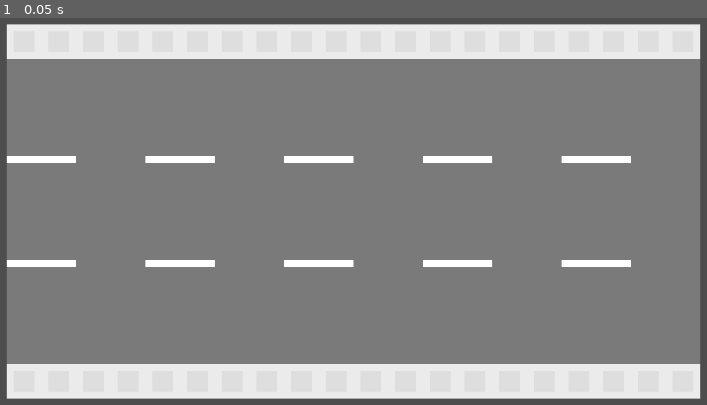
Above: before the commit, frame 1.
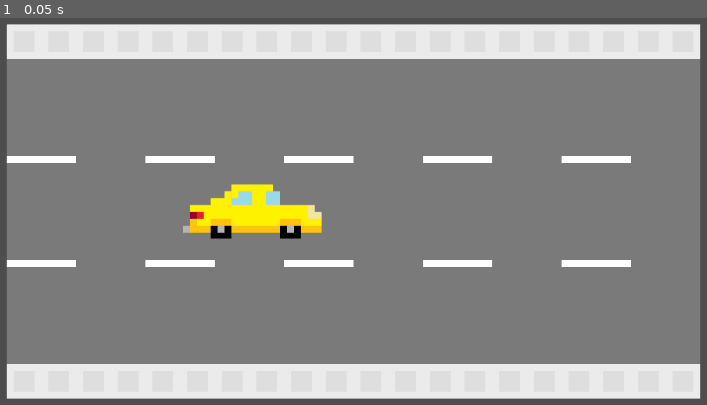
Above: after the commit, the same moment.

Repository: DevEhanTariq/first-game
Game: Godot game, scene res://level.tscn
Two runs of this game, one before a commit and one after it. Both use one fixed random seed, a clock stepped at 60 frames per second and the inputs below.
Inputs:
- Up to frame 1 (0.05 s): no input

The runs differ from the first frame. In frame 1, 1.9% of the frame differs, in the area x 25-46%, y 42-58%.

Commit message:
Created scene for the Player
- Added "Player" scene
- Added a Sprite 2D node
- Added the "Player" scene to the "Level" scene
- Added a script to the player

Diff:
--- /dev/null
+++ b/Player.gd
@@ -0,0 +1,11 @@
+extends Sprite2D
+
+
+# Called when the node enters the scene tree for the first time.
+func _ready() -> void:
+	pass # Replace with function body.
+
+
+# Called every frame. 'delta' is the elapsed time since the previous frame.
+func _process(delta: float) -> void:
+	pass
--- a/level.tscn
+++ b/level.tscn
@@ -1,11 +1,14 @@
 [gd_scene format=3 uid="uid://bbjqqjmee6a1o"]
 
 [ext_resource type="Texture2D" uid="uid://c3ho1c011kbbp" path="res://Assets/Road.png" id="1_u52ul"]
+[ext_resource type="PackedScene" uid="uid://d038k4uvwogdj" path="res://player.tscn" id="2_vonw3"]
 
 [node name="Level" type="Node2D" unique_id=1753858453]
 
 [node name="Road" type="Sprite2D" parent="." unique_id=259059565]
 texture = ExtResource("1_u52ul")
 
+[node name="Player" parent="." unique_id=682621535 instance=ExtResource("2_vonw3")]
+
 [node name="Camera2D" type="Camera2D" parent="." unique_id=897658622]
 zoom = Vector2(0.5, 0.5)
--- /dev/null
+++ b/player.tscn
@@ -0,0 +1,10 @@
+[gd_scene format=3 uid="uid://d038k4uvwogdj"]
+
+[ext_resource type="Texture2D" uid="uid://ckslsxyly0cxo" path="res://Assets/vehicleSpriteSheet.png" id="1_4flbx"]
+
+[node name="Player" type="Node2D" unique_id=682621535]
+
+[node name="Sprite2D" type="Sprite2D" parent="." unique_id=1722020748]
+texture = ExtResource("1_4flbx")
+region_enabled = true
+region_rect = Rect2(0, 0, 983.717, 157.51)
Not shown, added: Player.gd.uid
